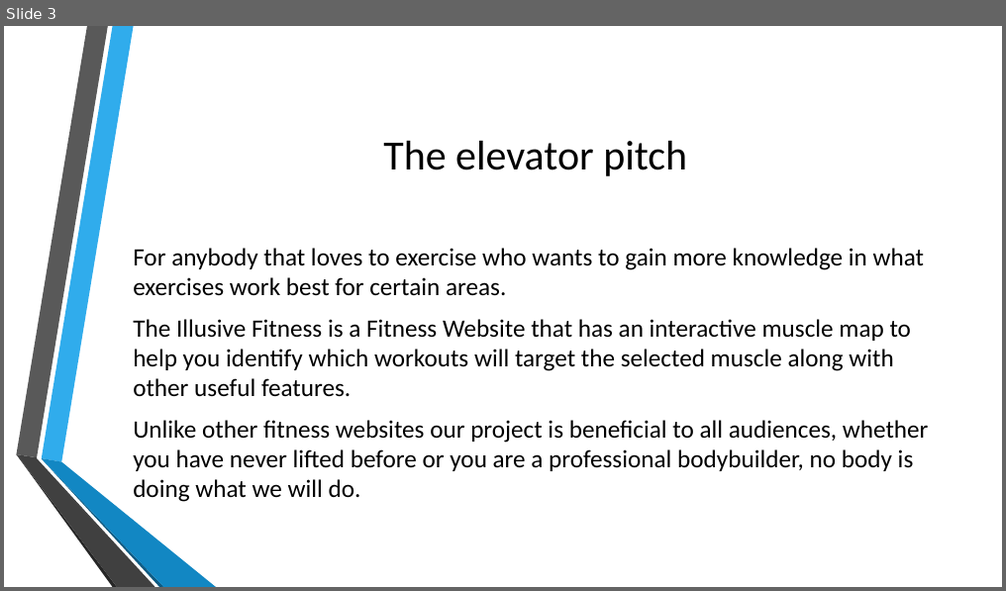
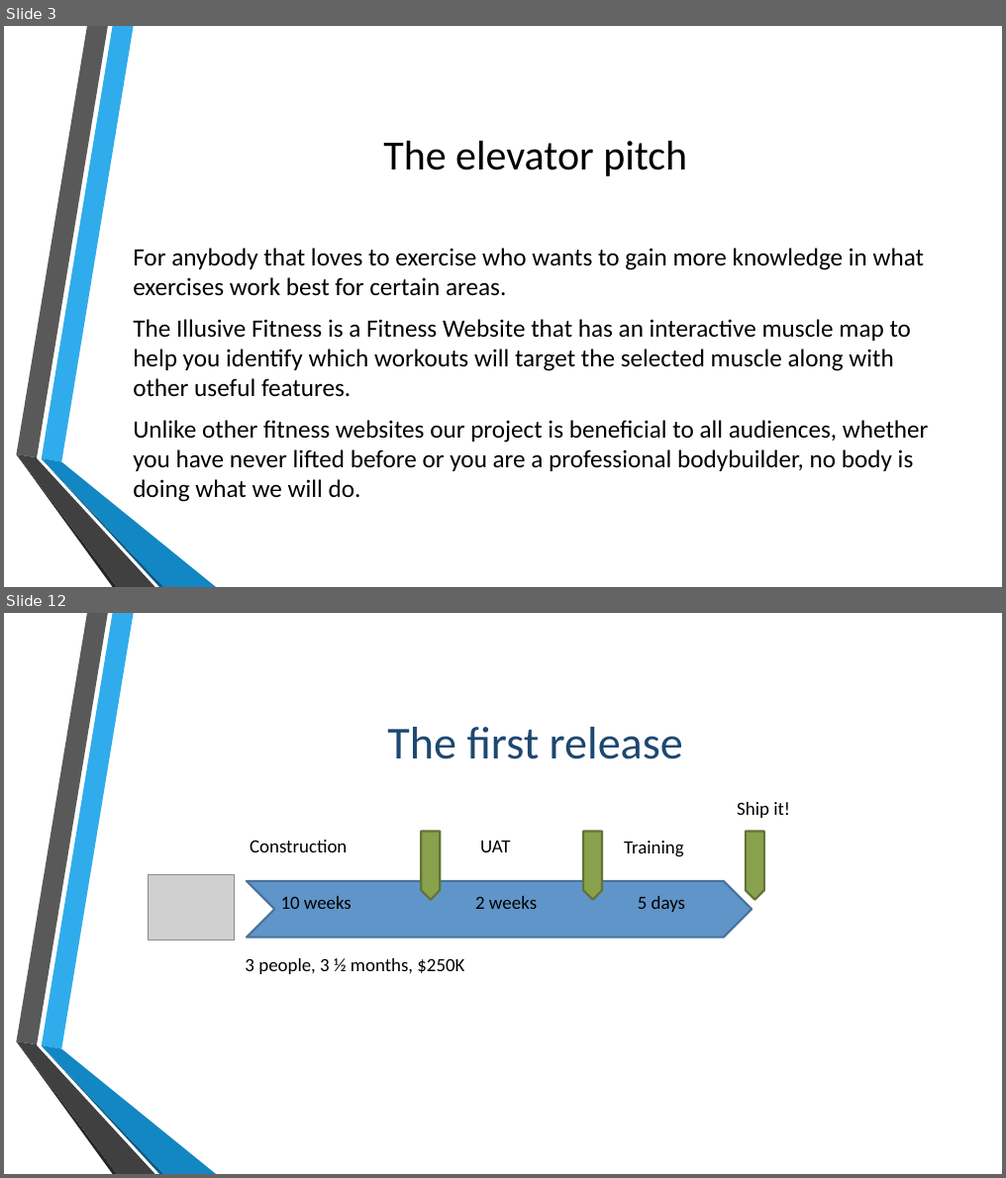
Before and after one commit to PatrickMurray78/Illusive-Fitness, a slide deck: Illusive Fitness.pptx. Shown one above the other, each under a label of ours: slide 3 before the commit, slides 3 and 12 after it; the slides between them are not shown. The pictures are 1006x591 and 1006x1178 pixels, drawn with LibreOffice and Linux fonts; fonts in the diff are those of the drawing; grey boxes stand for pictures; background and template pictures are left out. Boxes give left, top, right and bottom in pixels: in the first picture for what was removed or moved away, otherwise in the second. Text is boxed around its words. In the diff, an @@ line names an element or a change of style, - is before the commit and + after.

```diff
--- a/Illusive Fitness.pptx
+++ b/Illusive Fitness.pptx
@@ slide 12 added at (4, 613, 1002, 1174), background picture (left out); not listed: 6 template elements that a slide beside it also shows @@
@@ title added at (387, 727, 683, 760), 44 pt, text #1D4871 @@
+The first release
@@ text added at (737, 802, 790, 818), 18 pt, text #000000 @@
+Ship it!
@@ text added at (250, 840, 347, 853), 18 pt, text #000000 @@
+Construction
@@ freeform shape added at (422, 831, 440, 900), fill #89A14D, outline #617335 2 pt @@
@@ text added at (480, 841, 510, 853), 18 pt, text #000000 @@
+UAT
@@ freeform shape added at (584, 831, 603, 900), fill #89A14D, outline #617335 2 pt @@
@@ text added at (624, 841, 684, 858), 18 pt, text #000000 @@
+Training
@@ freeform shape added at (746, 831, 764, 900), fill #89A14D, outline #617335 2 pt @@
@@ picture added at (148, 875, 235, 941) @@
@@ chevron added at (247, 881, 751, 937), fill #6095C9, outline #49729C 2 pt @@
@@ text added at (281, 896, 351, 909), 18 pt, text #000000 @@
+10 weeks
@@ text added at (475, 896, 537, 909), 18 pt, text #000000 @@
+2 weeks
@@ text added at (638, 896, 685, 912), 18 pt, text #000000 @@
+5 days
@@ text added at (245, 959, 464, 974), 18 pt, text #000000 @@
+3 people, 3 ½ months, $250K
```
Also in this commit, not shown: 8 other slides added.
